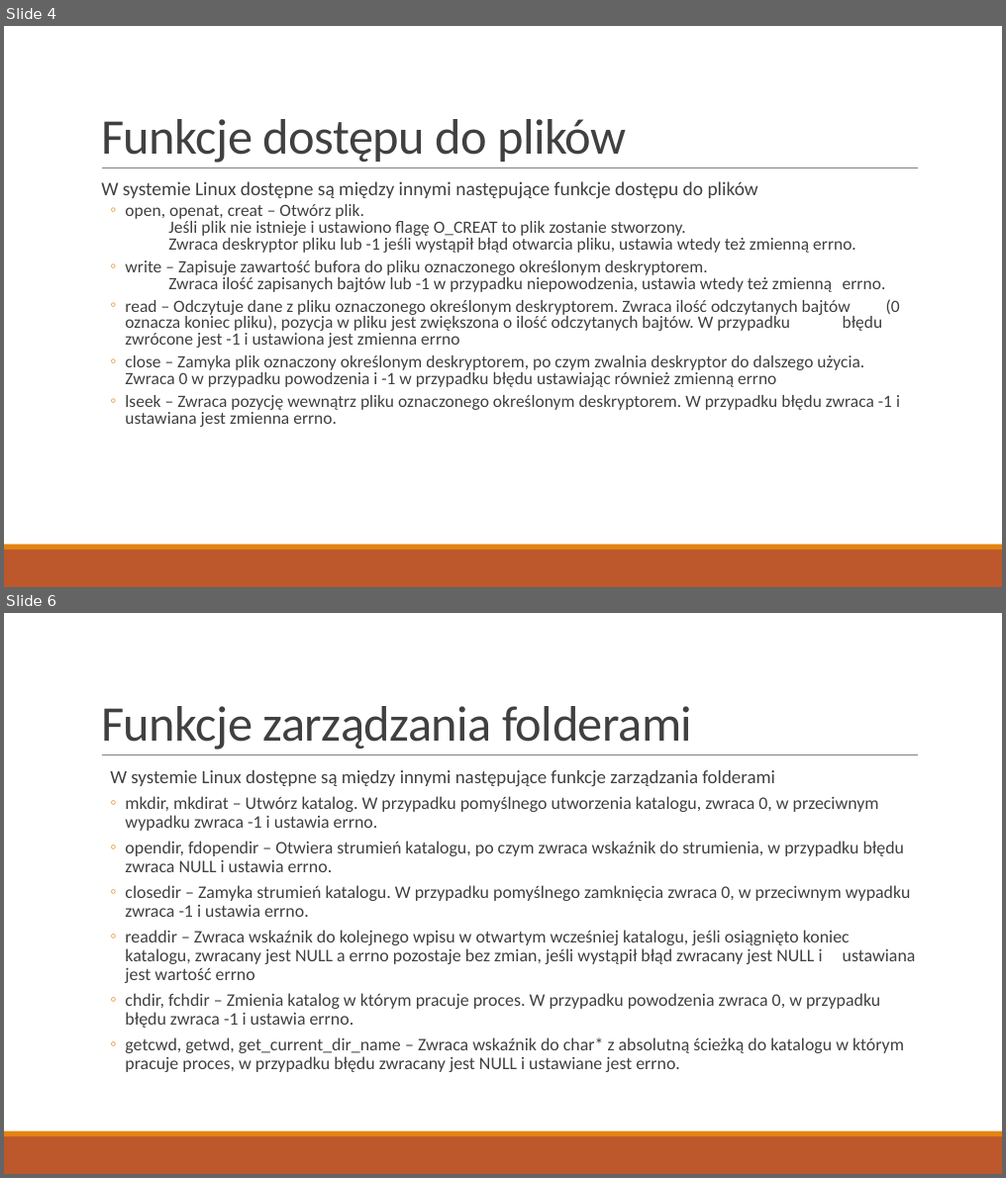
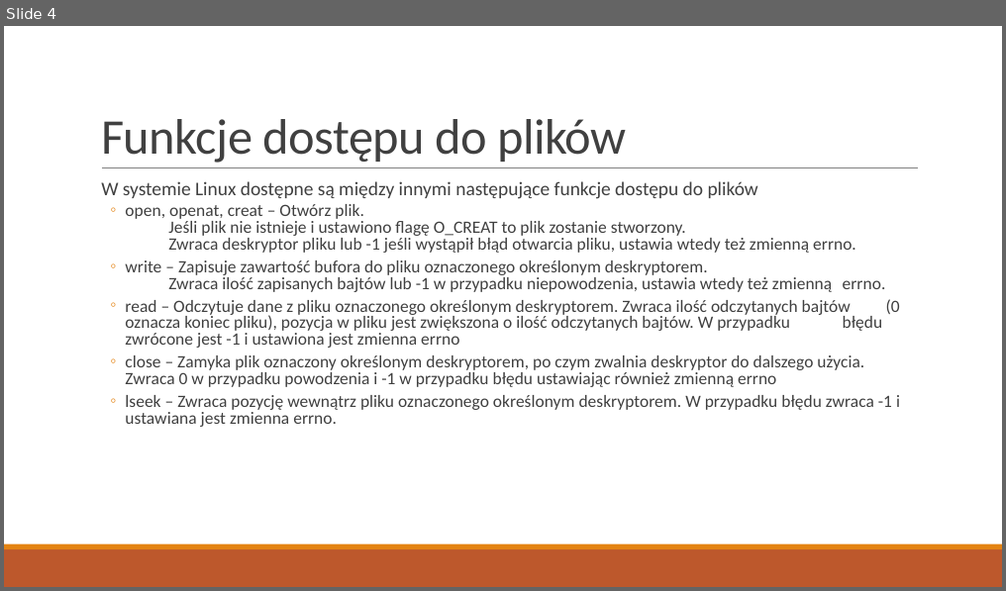
Before and after one commit to Epacik/ZaliczenieSystemowOperacyjnych, a slide deck: Projekt - Damian Kuśmierz.pptx. Shown one above the other, each under a label of ours: slides 4 and 6 before the commit, slide 4 after it; the slides between them are not shown. The pictures are 1006x1178 and 1006x591 pixels, drawn with LibreOffice and Linux fonts; fonts in the diff are those of the drawing. Boxes give left, top, right and bottom in pixels: in the first picture for what was removed or moved away, otherwise in the second. Text is boxed around its words. In the diff, an @@ line names an element or a change of style, - is before the commit and + after.

```diff
--- a/Projekt - Damian Kuśmierz.pptx
+++ b/Projekt - Damian Kuśmierz.pptx
@@ slide 6 removed at [4, 613, 1002, 1174], background #FFFFFF; not listed: 3 template elements that a slide beside it also shows @@
@@ title removed at [101, 706, 692, 750] @@
-Funkcje zarządzania folderami
@@ text removed at [110, 770, 916, 1072] @@
-  W systemie Linux dostępne są między innymi następujące funkcje zarządzania folderami
-  ◦ mkdir, mkdirat – Utwórz katalog. W przypadku pomyślnego utworzenia katalogu, zwraca 0, w przeciwnym wypadku zwraca -1 i ustawia errno.
-  ◦ opendir, fdopendir – Otwiera strumień katalogu, po czym zwraca wskaźnik do strumienia, w przypadku błędu zwraca NULL i ustawia errno.
-  ◦ closedir – Zamyka strumień katalogu. W przypadku pomyślnego zamknięcia zwraca 0, w przeciwnym wypadku zwraca -1 i ustawia errno.
-  ◦ readdir – Zwraca wskaźnik do kolejnego wpisu w otwartym wcześniej katalogu, jeśli osiągnięto koniec katalogu, zwracany jest NULL a errno pozostaje bez zmian, jeśli wystąpił błąd zwracany jest NULL i ustawiana jest wartość errno
-  ◦ chdir, fchdir – Zmienia katalog w którym pracuje proces. W przypadku powodzenia zwraca 0, w przypadku błędu zwraca -1 i ustawia errno.
-  ◦ getcwd, getwd, get_current_dir_name – Zwraca wskaźnik do char* z absolutną ścieżką do katalogu w którym pracuje proces, w przypadku błędu zwracany jest NULL i ustawiane jest errno.
```
Also in this commit, not shown: 1 slide changed, 1 slide added, 3 other slides removed, 1 other file.
